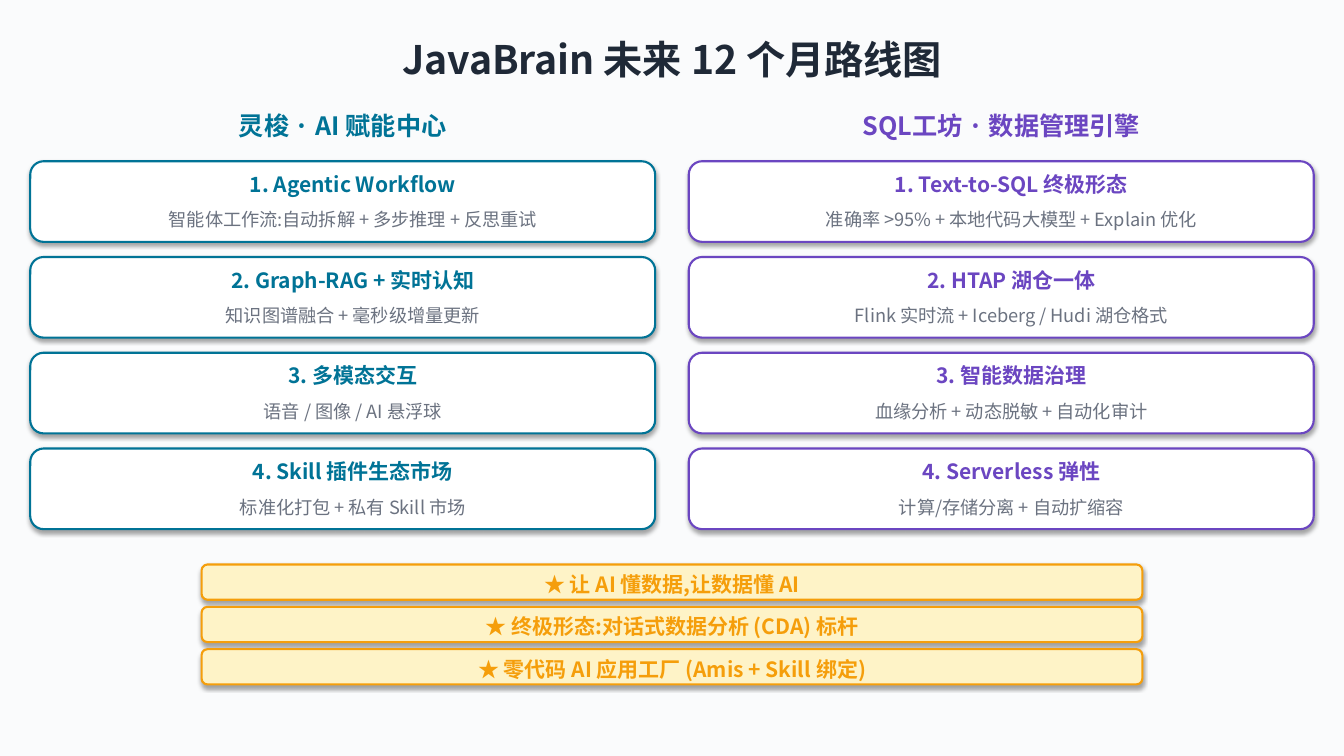
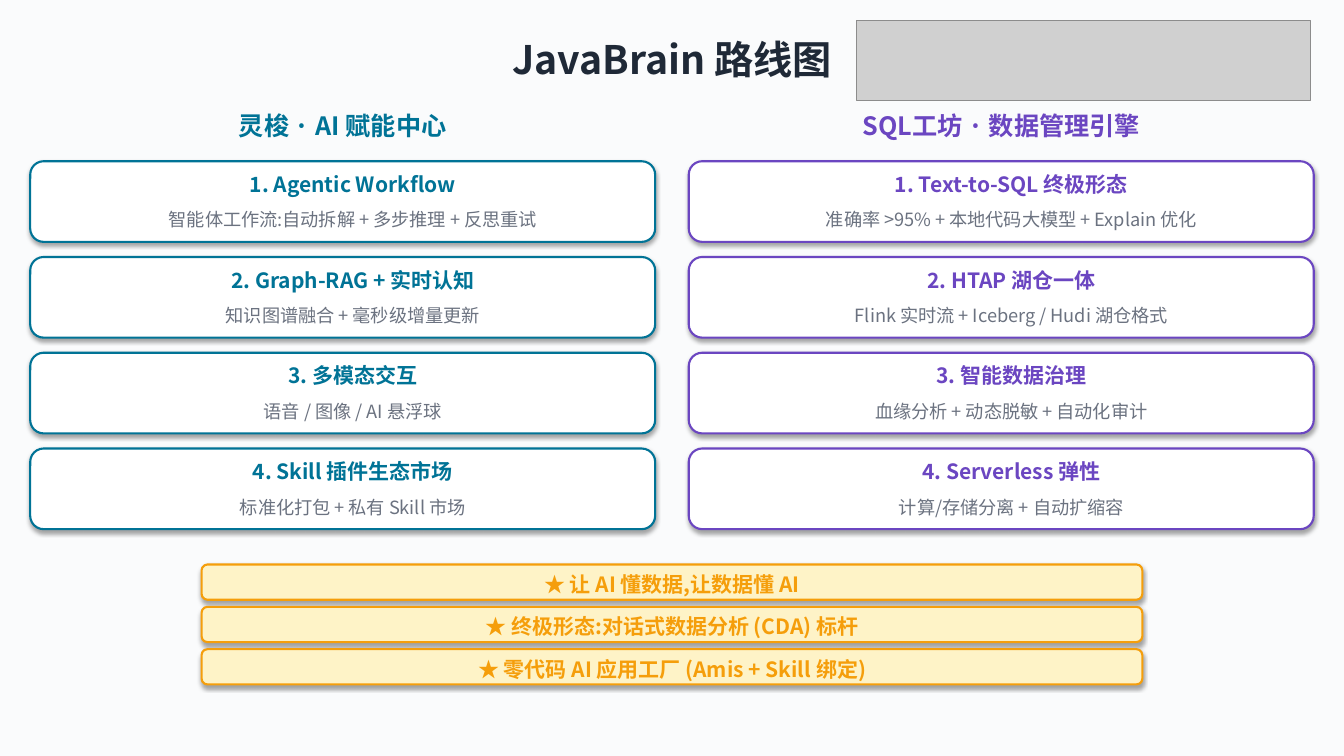
Before and after one commit to wb04307201/java-brain, a slide deck: slide 11 of docs/ppt/javabrain.pptx. Drawn at 1344x756 pixels with LibreOffice and Linux fonts; fonts in the diff are those of the drawing; grey boxes stand for pictures. Boxes give left, top, right and bottom in pixels: in the first picture for what was removed or moved away, otherwise in the second. Text is boxed around its words. In the diff, an @@ line names an element or a change of style, - is before the commit and + after.

Commit message:
feat(ppt): P4-a / P5-a 加配图 + 文字精炼,P9 路线图加视觉锚
P4-a 灵梭 4 特性:
- 左侧加 p4a-ai-orchestrate.png(中心半脑半芯片 + 6 工具圆环,55% alpha)
- 主标精简 'Spring AI 一键启动'(去掉后半句)
- 加金句 '★ 改一个 .st 文件,AI 行为就变'
- 4 卡片缩小,移到右侧;2x2 完整保留 4 卡片入场
- 动画 4→6(4 卡片 fade_in + 1 金脉冲)

P5-a SQL 4 特性:
- 左侧加 p5a-calcite-federation.png(中心灰芯片 + 红/蓝/绿 3 圆柱
  = MySQL/PG/H2,55% alpha,色板契合 JavaBrain 调色)
- 加金句 '★ 一套协议 5 method,跨库即写即用,数据不出企业'
- 4 卡片同样缩小移右侧
- 动画 4→6(同 P4-a 结构)

P9 路线图:
- 标题 'JavaBrain 未来 12 个月路线图' → 'JavaBrain 路线图'
- 右上角加 p9-bg-timeline.png(2.5D 时间轴 + 4 节点,30% alpha)
  作为'路线图'视觉锚,呼应页主题

3 张图均由万相 2.1 turbo 生成:
- p4a-ai-orchestrate.png (AI 编排 6 工具圆环)
- p5a-calcite-federation.png (Calcite 联邦 3 数据库)
- p9-bg-timeline.png (2.5D 路线图时间轴)

verify_t1/t3/t7 全过;12 页 91 动画(原 87,+4 入场)
14 pulse_loop 不变. verify_t7.py 同步更新断言
总数 87→91.

```diff
--- a/docs/ppt/javabrain.pptx
+++ b/docs/ppt/javabrain.pptx
@@ picture added at <box>857,20,1311,101</box> @@
@@ text at <box>512,40,831,78</box>: text changed @@
-JavaBrain 未来 12 个月路线图
+JavaBrain 路线图
```
Also in this commit, not shown: 2 other slides changed, 5 other files.
